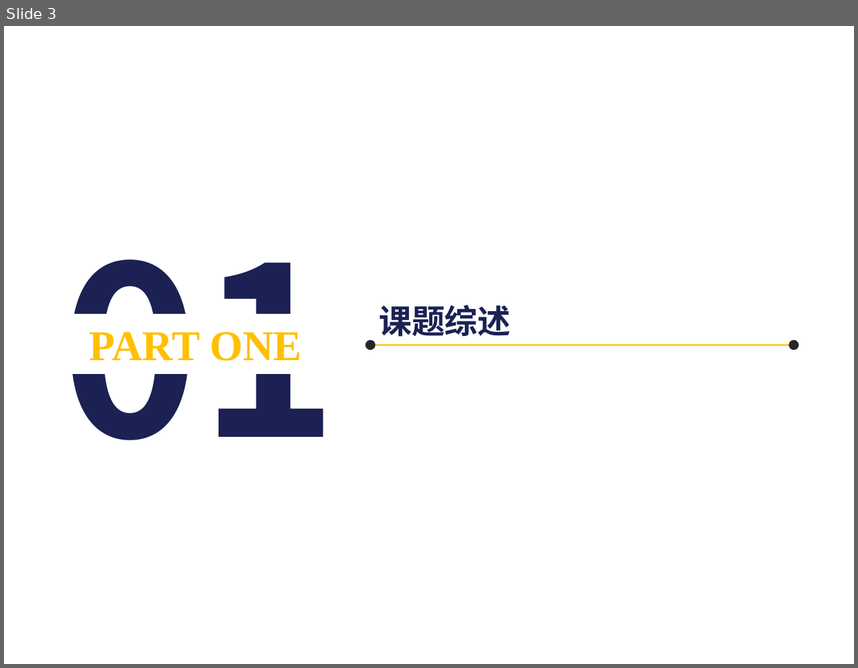
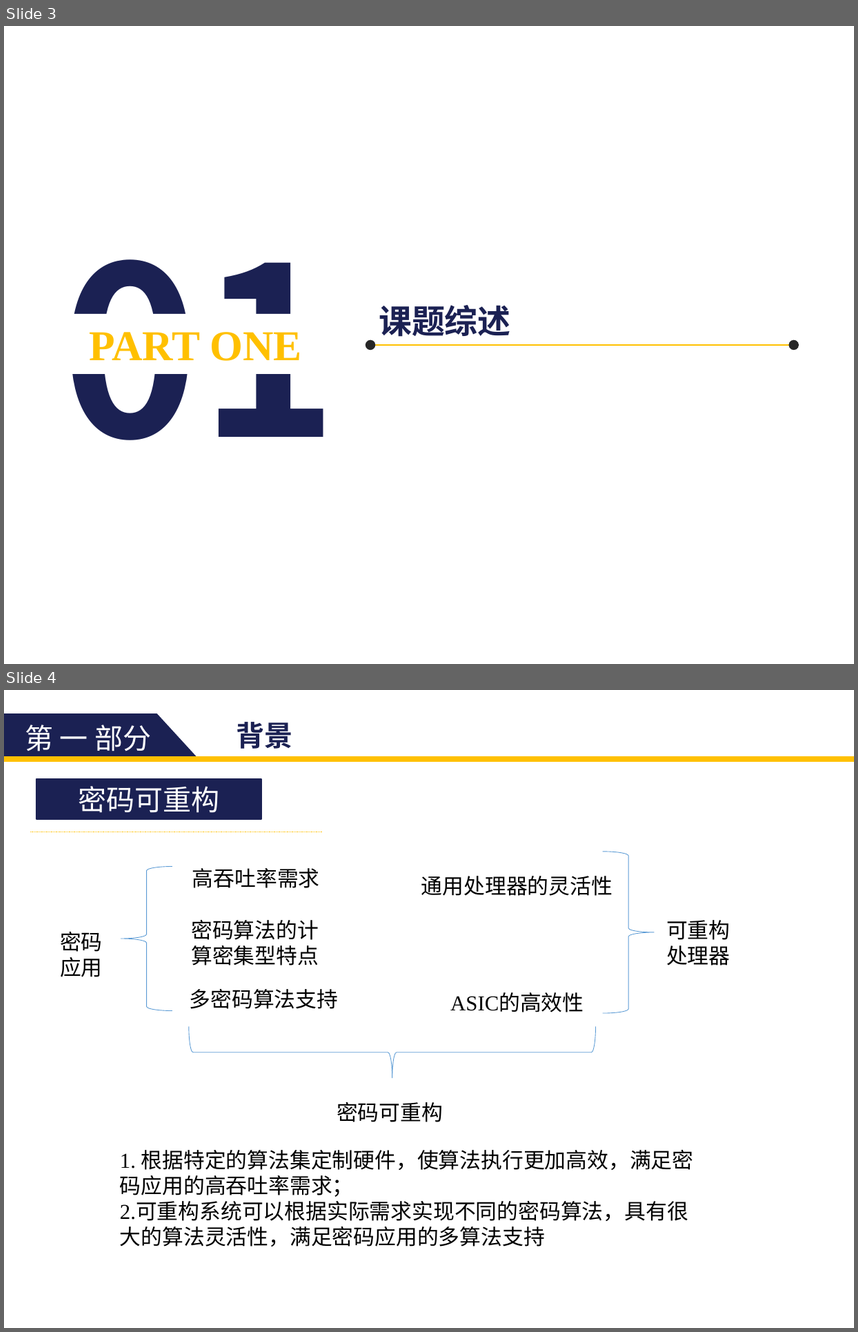
Before and after one commit to zdyzhan/bishe, a slide deck: 131199 李小泉.pptx. Shown one above the other, each under a label of ours: slide 3 before the commit, slides 3 and 4 after it. The pictures are 858x668 and 858x1332 pixels, drawn with LibreOffice and Linux fonts; fonts in the diff are those of the drawing. Boxes give left, top, right and bottom in pixels: in the first picture for what was removed or moved away, otherwise in the second. Text is boxed around its words. In the diff, an @@ line names an element or a change of style, - is before the commit and + after.

```diff
--- a/131199 李小泉.pptx
+++ b/131199 李小泉.pptx
@@ slide 4 added at [4,690,854,1328], background #FFFFFF @@
@@ freeform shape added at [4,713,196,756], fill #1B2153, outline #1B2153 1 pt @@
@@ text added at [25,724,151,751], 24 pt, text #FFFFFF @@
+第 一 部分
@@ text added at [236,722,292,749], 24 pt, text #1B2153, bold @@
+背景
@@ rectangle added at [4,757,854,761], fill #FFC000, outline #FFC000 1 pt @@
@@ rectangle added at [36,779,261,819], fill #1B2153, outline #1B2153 1 pt, 24 pt, text #FFFFFF @@
+密码可重构
@@ line added from (30, 832) to (322, 832), #FFC000 0.5 pt dashed @@
@@ right brace added at [602,851,654,1013], outline #5B9BD5 0.5 pt @@
@@ left brace added at [121,866,172,1010], outline #5B9BD5 0.5 pt @@
@@ text added at [192,868,320,888], 18 pt, text #000000 @@
+高吞吐率需求
@@ text added at [421,876,613,896], 18 pt, text #000000 @@
+通用处理器的灵活性
@@ text added at [60,931,103,977], 18 pt, text #000000 @@
+密码应用
@@ text added at [191,920,319,965], 18 pt, text #000000 @@
+密码算法的计算密集型特点
@@ text added at [666,920,730,965], 18 pt, text #000000 @@
+可重构处理器
@@ text added at [190,989,339,1009], 18 pt, text #000000 @@
+多密码算法支持
@@ text added at [450,994,584,1012], 18 pt, text #000000 @@
+ASIC的高效性
@@ right brace added at [188,1027,595,1078], outline #5B9BD5 0.5 pt @@
@@ text added at [337,1102,443,1122], 18 pt, text #000000 @@
+密码可重构
@@ text added at [120,1150,694,1246], 18 pt, text #000000 @@
+1. 根据特定的算法集定制硬件，使算法执行更加高效，满足密码应用的高吞吐率需求；
+2.可重构系统可以根据实际需求实现不同的密码算法，具有很大的算法灵活性，满足密码应用的多算法支持
```
Also in this commit, not shown: 34 slides changed, 1 other slide added, 8 slides removed.
